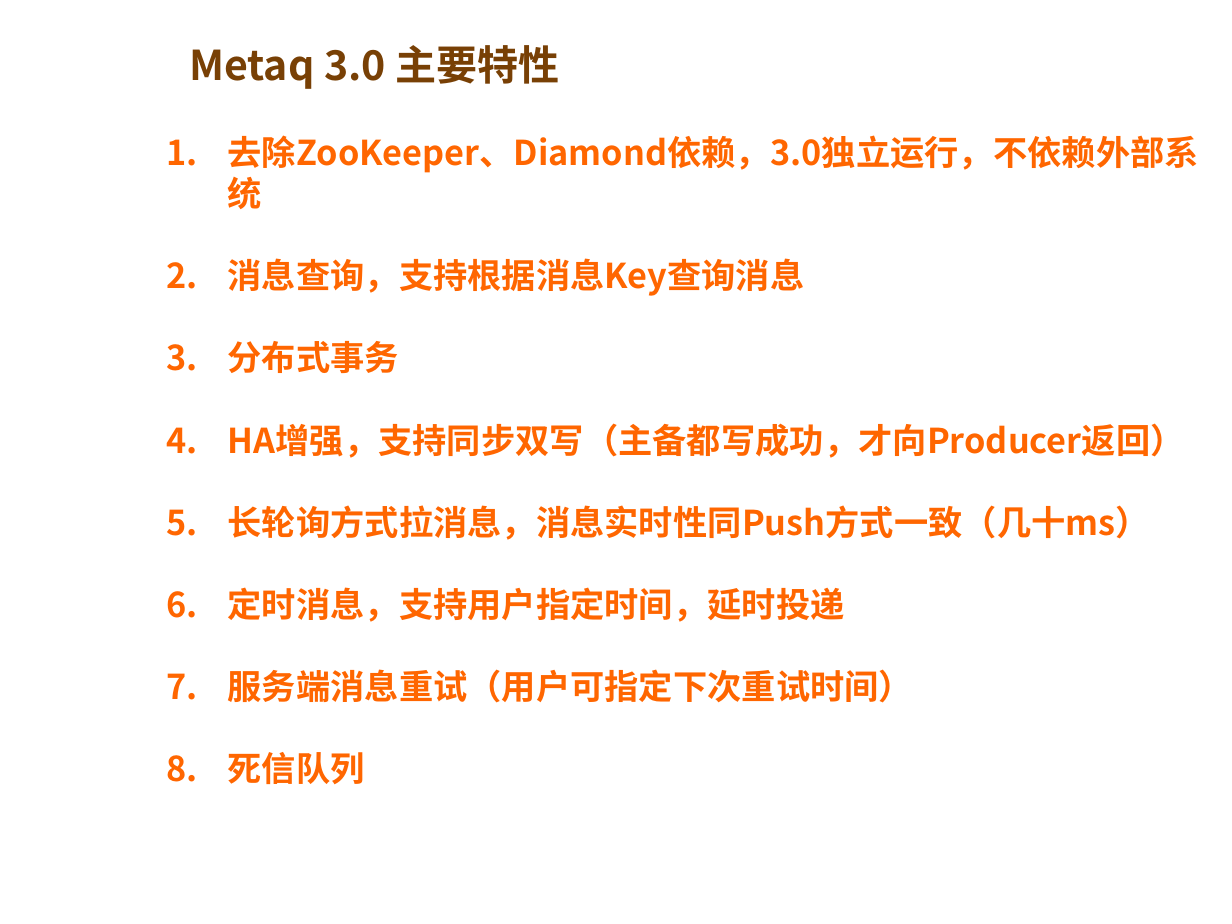
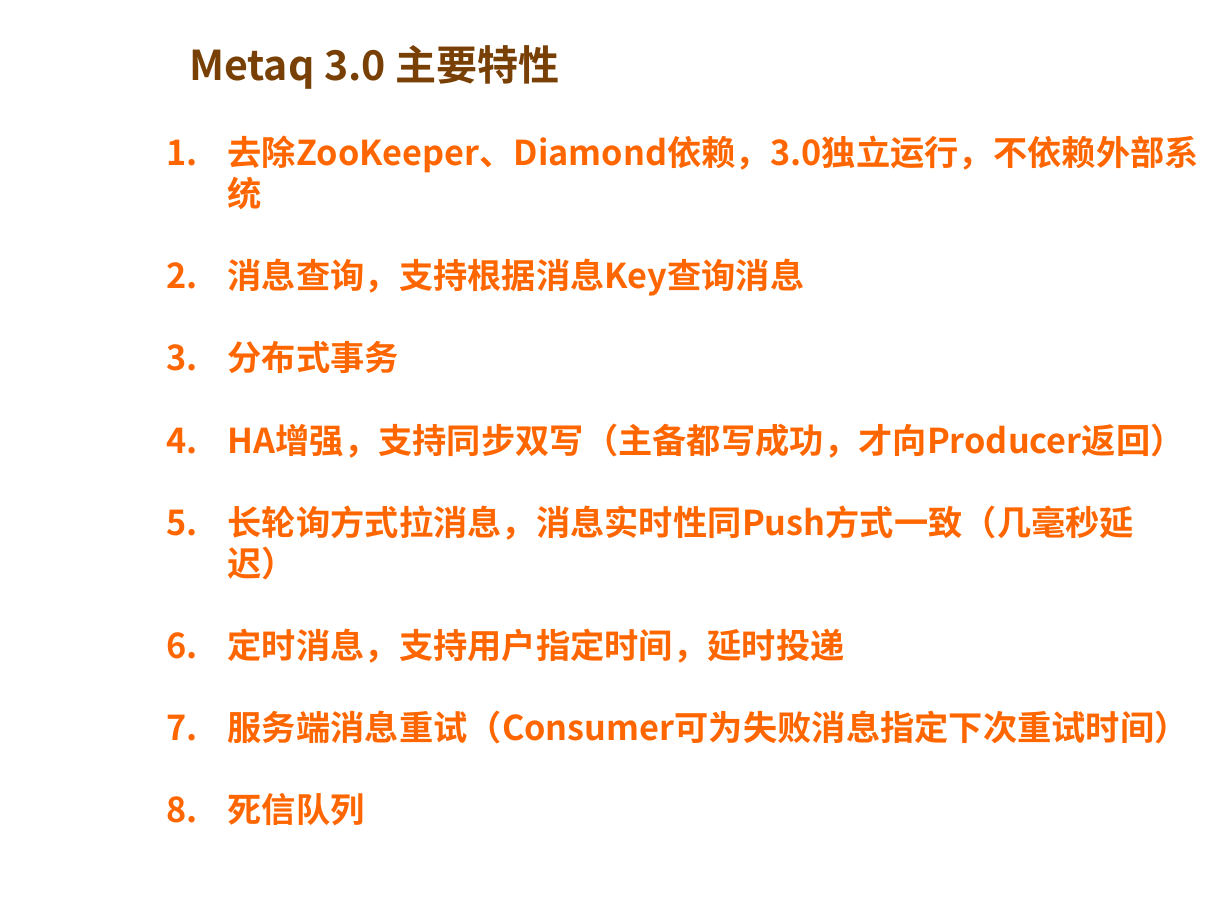
Before and after one commit to vintagewang/document, a slide deck: slide 8 of rocketmq/RocketMQ 分享.pptx. Drawn at 1232x924 pixels with LibreOffice and Linux fonts; fonts in the diff are those of the drawing; background and template pictures are left out. Boxes give left, top, right and bottom in pixels: in the first picture for what was removed or moved away, otherwise in the second. Text is boxed around its words. In the diff, an @@ line names an element or a change of style, - is before the commit and + after.

```diff
--- a/rocketmq/RocketMQ 分享.pptx
+++ b/rocketmq/RocketMQ 分享.pptx
@@ text at [228,505,1134,580]: text changed @@
-5. 长轮询方式拉消息，消息实时性同Push方式一致（几十ms）
+5. 长轮询方式拉消息，消息实时性同Push方式一致（几毫秒延迟）
@@ text at [228,710,1189,744]: text changed @@
-7. 服务端消息重试（用户可指定下次重试时间）
+7. 服务端消息重试（Consumer可为失败消息指定下次重试时间）
```
Also in this commit, not shown: 1 other slide changed, 9 other files.
